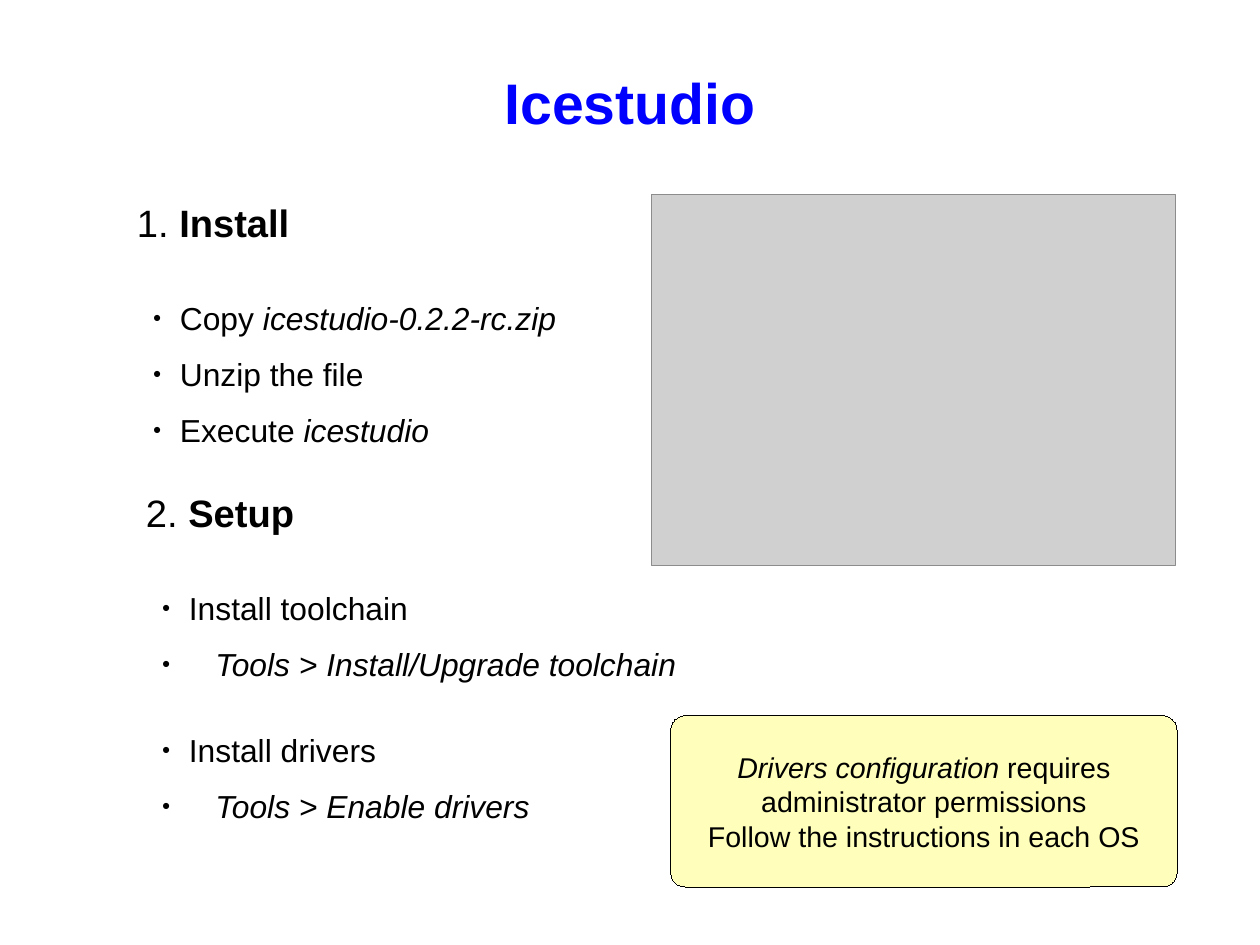
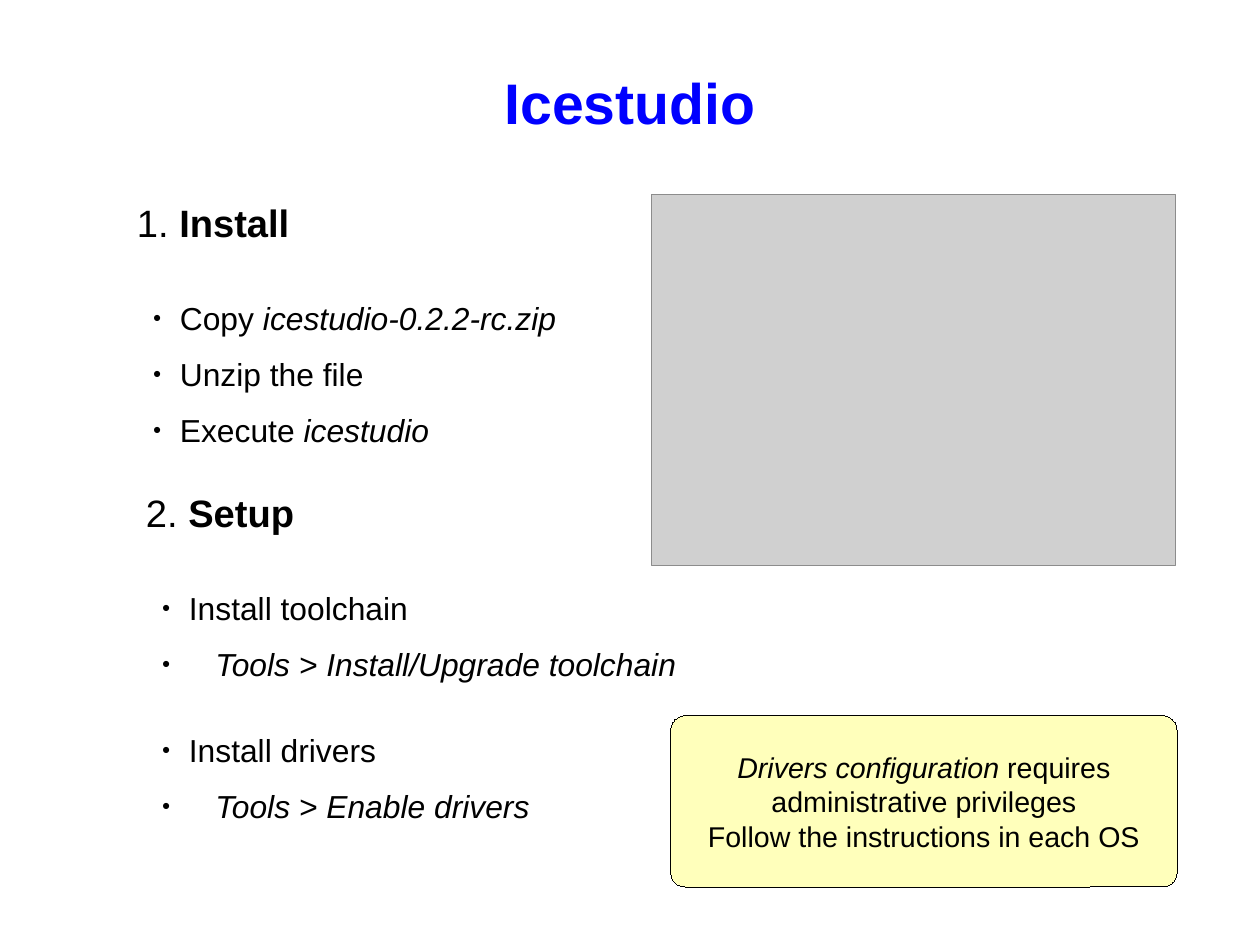
Before and after one commit to FPGAwars/workshops, a slide deck: slide 10 of 2016-11-05-OSHWDem16/presentation/slides.odp. Drawn at 1260x945 pixels with LibreOffice and Linux fonts; fonts in the diff are those of the drawing; grey boxes stand for pictures. Boxes give left, top, right and bottom in pixels: in the first picture for what was removed or moved away, otherwise in the second. Text is boxed around its words. In the diff, an @@ line names an element or a change of style, - is before the commit and + after.

```diff
--- a/2016-11-05-OSHWDem16/presentation/slides.odp
+++ b/2016-11-05-OSHWDem16/presentation/slides.odp
@@ text in rounded rectangle at (771,791,1077,818): text changed @@
-administrator permissions
+administrative privileges
```
Also in this commit, not shown: 14 other slides changed, 1 slide added, 1 other file.
